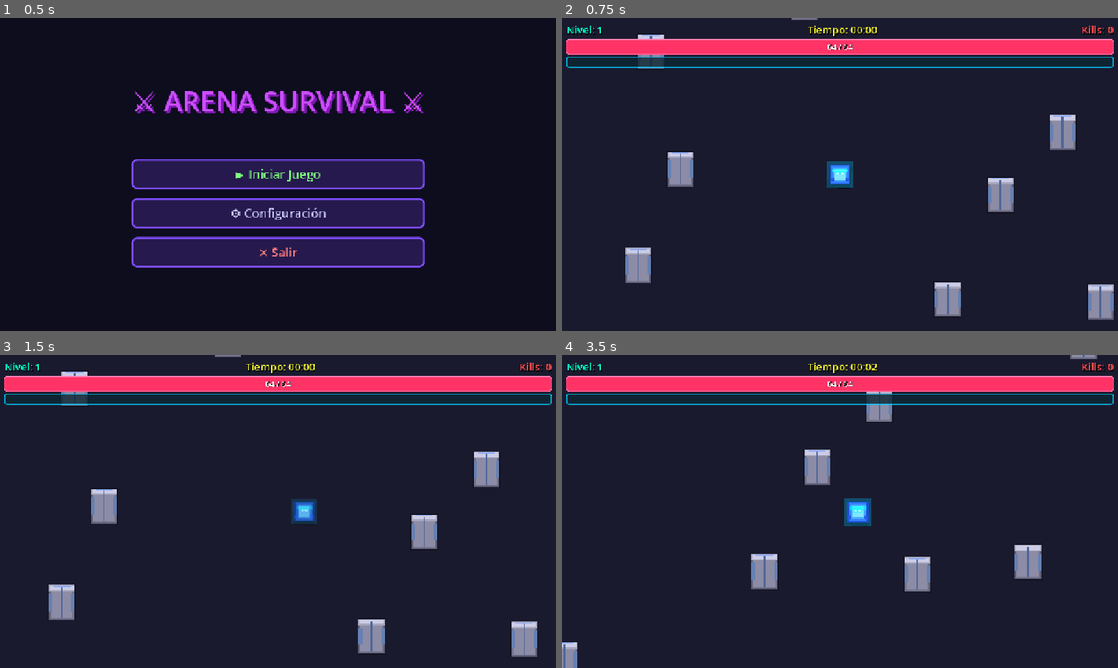
Above: before the commit, frames 1-4 (two rows, left to right).
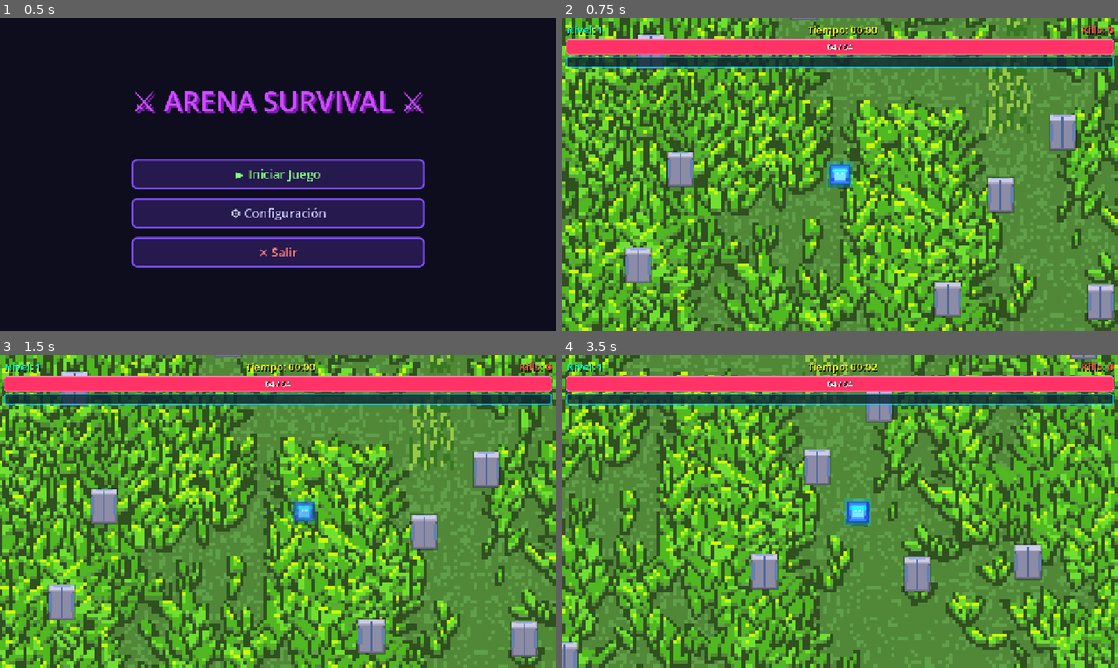
Above: after the commit, the same moments.

Repository: FAgCSec/rogame
Game: Godot game, scene res://scenes/menus/main_menu.tscn
Two runs of this game, one before a commit and one after it. Both use one fixed random seed, a clock stepped at 60 frames per second and the inputs below.
Inputs (mouse positions are in pixels of both pictures, inside the frame that each line leads up to):
- Up to frame 1 (0.5 s): no input
- Up to frame 2 (0.75 s): click "► Iniciar Juego" at 0.5 s
- Up to frame 3 (1.5 s): tap Enter at 1.25 s; move the mouse to (400, 495) at 1.27 s; hold D (move_right) from 1.28 s (still down); tap Space (dash) at 1.35 s
- Up to frame 4 (3.5 s): move the mouse to (728, 527) at 2.02 s; release D (move_right) at 2.03 s; hold S (move_down) 2.03-2.78 s; tap Space (dash) at 2.1, 2.85 s; move the mouse to (895, 442) at 2.77 s; hold D (move_right) from 2.78 s (still down)

Frame 1 is identical in both runs. In frame 2, 89% of the frame differs, in the area x 0-100%, y 0-100%; in frame 3, 89%; in frame 4, 90%.

Commit message:
Mejoras del menú de pausa con diseño mejorado y animaciones

Diff:
--- a/scenes/game_world.tscn
+++ b/scenes/game_world.tscn
@@ -10,6 +10,7 @@
 [ext_resource type="PackedScene" uid="uid://bidmls64yby83" path="res://scenes/ui/upgrade_menu.tscn" id="7_upgrade_menu"]
 [ext_resource type="PackedScene" uid="uid://dbrh6u4ejiu0u" path="res://scenes/ui/game_over_menu.tscn" id="8_game_over"]
 [ext_resource type="PackedScene" uid="uid://carh6u4ejiu0u" path="res://scenes/ui/pause_menu.tscn" id="9_pause_menu"]
+[ext_resource type="Texture2D" path="res://assets/art/fondo/grass.png" id="10_grass"]
 
 [node name="GameWorld" type="Node2D"]
 script = ExtResource("1_game_world")
@@ -18,12 +19,17 @@
 enemy_tank_scene = ExtResource("5_enemy_tank")
 pillar_scene = ExtResource("6_pillar")
 
-[node name="Background" type="ColorRect" parent="."]
+[node name="Background" type="Node2D" parent="."]
+z_index = -100
+
+[node name="BackgroundTile" type="TextureRect" parent="Background"]
 offset_left = -2500.0
 offset_top = -2500.0
 offset_right = 2500.0
 offset_bottom = 2500.0
-color = Color(0.102, 0.102, 0.18, 1)
+texture = ExtResource("10_grass")
+expand_mode = 1
+stretch_mode = 0
 
 [node name="Player" parent="." instance=ExtResource("2_player")]
 
--- a/scenes/ui/pause_menu.tscn
+++ b/scenes/ui/pause_menu.tscn
@@ -1,63 +1,102 @@
-[gd_scene load_steps=6 format=3 uid="uid://carh6u4ejiu0u"]
+[gd_scene load_steps=9 format=3 uid="uid://carh6u4ejiu0u"]
 
 [ext_resource type="Script" path="res://scripts/ui/pause_menu.gd" id="1_pause"]
 
+[sub_resource type="StyleBoxFlat" id="StyleBoxFlat_overlay"]
+bg_color = Color(0, 0, 0, 0.75)
+
 [sub_resource type="StyleBoxFlat" id="StyleBoxFlat_panel"]
-bg_color = Color(0.08, 0.08, 0.15, 0.95)
-border_width_left = 4
-border_width_top = 4
-border_width_right = 4
-border_width_bottom = 4
-border_color = Color(0.5, 0.3, 1, 1)
+bg_color = Color(0.05, 0.05, 0.12, 0.98)
+border_width_left = 5
+border_width_top = 5
+border_width_right = 5
+border_width_bottom = 5
+border_color = Color(0.6, 0.4, 1, 0.8)
+corner_radius_top_left = 20
+corner_radius_top_right = 20
+corner_radius_bottom_right = 20
+corner_radius_bottom_left = 20
+shadow_size = 20
+shadow_color = Color(0.6, 0.4, 1, 0.6)
+shadow_offset = Vector2(0, 5)
+expand_margin_left = 10.0
+expand_margin_top = 10.0
+expand_margin_right = 10.0
+expand_margin_bottom = 10.0
+
+[sub_resource type="StyleBoxFlat" id="StyleBoxFlat_title_bg"]
+bg_color = Color(0.15, 0.1, 0.3, 0.5)
+border_width_bottom = 3
+border_color = Color(0.8, 0.5, 1, 0.8)
 corner_radius_top_left = 15
 corner_radius_top_right = 15
-corner_radius_bottom_right = 15
-corner_radius_bottom_left = 15
-shadow_size = 10
-shadow_color = Color(0.5, 0.3, 1, 0.5)
 
 [sub_resource type="StyleBoxFlat" id="StyleBoxFlat_button"]
-bg_color = Color(0.2, 0.15, 0.4, 1)
+bg_color = Color(0.15, 0.1, 0.35, 0.9)
+border_width_left = 2
+border_width_top = 2
+border_width_right = 2
+border_width_bottom = 2
+border_color = Color(0.5, 0.3, 0.8, 1)
+corner_radius_top_left = 12
+corner_radius_top_right = 12
+corner_radius_bottom_right = 12
+corner_radius_bottom_left = 12
+shadow_size = 3
+shadow_color = Color(0, 0, 0, 0.3)
+
+[sub_resource type="StyleBoxFlat" id="StyleBoxFlat_button_hover"]
+bg_color = Color(0.35, 0.25, 0.65, 1)
 border_width_left = 3
 border_width_top = 3
 border_width_right = 3
 border_width_bottom = 3
-border_color = Color(0.5, 0.3, 1, 1)
-corner_radius_top_left = 8
-corner_radius_top_right = 8
-corner_radius_bottom_right = 8
-corner_radius_bottom_left = 8
-
-[sub_resource type="StyleBoxFlat" id="StyleBoxFlat_button_hover"]
-bg_color = Color(0.4, 0.3, 0.7, 1)
+border_color = Color(0.9, 0.6, 1, 1)
+corner_radius_top_left = 12
+corner_radius_top_right = 12
+corner_radius_bottom_right = 12
+corner_radius_bottom_left = 12
+shadow_size = 8
+shadow_color = Color(0.8, 0.5, 1, 0.6)
+shadow_offset = Vector2(0, 2)
+expand_margin_left = 4.0
+expand_margin_top = 4.0
+expand_margin_right = 4.0
+expand_margin_bottom = 4.0
+
+[sub_resource type="StyleBoxFlat" id="StyleBoxFlat_button_pressed"]
+bg_color = Color(0.5, 0.35, 0.85, 1)
 border_width_left = 3
 border_width_top = 3
 border_width_right = 3
 border_width_bottom = 3
-border_color = Color(0.8, 0.5, 1, 1)
-corner_radius_top_left = 8
-corner_radius_top_right = 8
-corner_radius_bottom_right = 8
-corner_radius_bottom_left = 8
-shadow_size = 5
-shadow_color = Color(0.8, 0.5, 1, 0.5)
-
-[sub_resource type="StyleBoxFlat" id="StyleBoxFlat_button_pressed"]
-bg_color = Color(0.6, 0.4, 1, 1)
-border_width_left = 3
-border_width_top = 3
-border_width_right = 3
-border_width_bottom = 3
-border_color = Color(1, 0.7, 1, 1)
-corner_radius_top_left = 8
-corner_radius_top_right = 8
-corner_radius_bottom_right = 8
-corner_radius_bottom_left = 8
+border_color = Color(1, 0.8, 1, 1)
+corner_radius_top_left = 12
+corner_radius_top_right = 12
+corner_radius_bottom_right = 12
+corner_radius_bottom_left = 12
+shadow_size = 2
+shadow_color = Color(0.8, 0.5, 1, 0.8)
+
+[sub_resource type="StyleBoxFlat" id="StyleBoxFlat_separator"]
+bg_color = Color(0.6, 0.4, 1, 0.3)
+corner_radius_top_left = 2
+corner_radius_top_right = 2
+corner_radius_bottom_right = 2
+corner_radius_bottom_left = 2
 
 [node name="PauseMenu" type="CanvasLayer"]
 process_mode = 3
 visible = false
 script = ExtResource("1_pause")
+
+[node name="Overlay" type="ColorRect" parent="."]
+anchors_preset = 15
+anchor_right = 1.0
+anchor_bottom = 1.0
+grow_horizontal = 2
+grow_vertical = 2
+color = Color(0, 0, 0, 0.7)
 
 [node name="Panel" type="Panel" parent="."]
 anchors_preset = 8
@@ -65,12 +104,13 @@
 anchor_top = 0.5
 anchor_right = 0.5
 anchor_bottom = 0.5
-offset_left = -280.0
-offset_top = -230.0
-offset_right = 280.0
-offset_bottom = 230.0
+offset_left = -320.0
+offset_top = -280.0
+offset_right = 320.0
+offset_bottom = 280.0
 grow_horizontal = 2
 grow_vertical = 2
+pivot_offset = Vector2(320, 280)
 theme_override_styles/panel = SubResource("StyleBoxFlat_panel")
 
 [node name="VBoxContainer" type="VBoxContainer" parent="Panel"]
@@ -78,64 +118,112 @@
 anchors_preset = 15
 anchor_right = 1.0
 anchor_bottom = 1.0
-offset_left = 40.0
-offset_top = 40.0
-offset_right = -40.0
-offset_bottom = -40.0
+offset_left = 30.0
+offset_top = 30.0
+offset_right = -30.0
+offset_bottom = -30.0
 grow_horizontal = 2
 grow_vertical = 2
-theme_override_constants/separation = 25
-
-[node name="Label" type="Label" parent="Panel/VBoxContainer"]
-layout_mode = 2
-text = "■ PAUSA ■"
+theme_override_constants/separation = 20
+
+[node name="TitleContainer" type="PanelContainer" parent="Panel/VBoxContainer"]
+layout_mode = 2
+theme_override_styles/panel = SubResource("StyleBoxFlat_title_bg")
+
+[node name="TitleLabel" type="Label" parent="Panel/VBoxContainer/TitleContainer"]
+layout_mode = 2
+text = "⏸ PAUSA ⏸"
 horizontal_alignment = 1
-theme_override_font_sizes/font_size = 42
-theme_override_colors/font_color = Color(0.8, 0.5, 1, 1)
-theme_override_colors/font_shadow_color = Color(0.5, 0.3, 1, 0.8)
-theme_override_constants/shadow_offset_x = 3
-theme_override_constants/shadow_offset_y = 3
+vertical_alignment = 1
+theme_override_font_sizes/font_size = 52
+theme_override_colors/font_color = Color(1, 0.9, 1, 1)
+theme_override_colors/font_shadow_color = Color(0.6, 0.4, 1, 1)
+theme_override_colors/font_outline_color = Color(0.3, 0.2, 0.5, 1)
+theme_override_constants/shadow_offset_x = 4
+theme_override_constants/shadow_offset_y = 4
+theme_override_constants/outline_size = 8
+theme_override_constants/shadow_outline_size = 2
+
+[node name="Separator1" type="HSeparator" parent="Panel/VBoxContainer"]
+custom_minimum_size = Vector2(0, 4)
+layout_mode = 2
+theme_override_styles/separator = SubResource("StyleBoxFlat_separator")
 
 [node name="Spacer" type="Control" parent="Panel/VBoxContainer"]
-custom_minimum_size = Vector2(0, 15)
+custom_minimum_size = Vector2(0, 10)
 layout_mode = 2
 
 [node name="ResumeButton" type="Button" parent="Panel/VBoxContainer"]
-custom_minimum_size = Vector2(0, 55)
-layout_mode = 2
-text = "► Reanudar"
-theme_override_font_sizes/font_size = 22
-theme_override_colors/font_color = Color(0.5, 1, 0.5, 1)
-theme_override_styles/normal = SubResource("StyleBoxFlat_button")
-theme_override_styles/hover = SubResource("StyleBoxFlat_button_hover")
-theme_override_styles/pressed = SubResource("StyleBoxFlat_button_pressed")
+custom_minimum_size = Vector2(0, 65)
+layout_mode = 2
+text = "▶ Reanudar"
+theme_override_font_sizes/font_size = 26
+theme_override_colors/font_color = Color(0.4, 1, 0.4, 1)
+theme_override_colors/font_hover_color = Color(0.6, 1, 0.6, 1)
+theme_override_colors/font_pressed_color = Color(0.8, 1, 0.8, 1)
+theme_override_colors/font_shadow_color = Color(0, 0.5, 0, 0.8)
+theme_override_constants/shadow_offset_x = 2
+theme_override_constants/shadow_offset_y = 2
+theme_override_styles/normal = SubResource("StyleBoxFlat_button")
+theme_override_styles/hover = SubResource("StyleBoxFlat_button_hover")
+theme_override_styles/pressed = SubResource("StyleBoxFlat_button_pressed")
+
+[node name="Separator2" type="HSeparator" parent="Panel/VBoxContainer"]
+custom_minimum_size = Vector2(0, 2)
+layout_mode = 2
+theme_override_styles/separator = SubResource("StyleBoxFlat_separator")
 
 [node name="SettingsButton" type="Button" parent="Panel/VBoxContainer"]
-custom_minimum_size = Vector2(0, 55)
+custom_minimum_size = Vector2(0, 65)
 layout_mode = 2
 text = "⚙ Configuración"
-theme_override_font_sizes/font_size = 22
-theme_override_colors/font_color = Color(0.8, 0.8, 1, 1)
-theme_override_styles/normal = SubResource("StyleBoxFlat_button")
-theme_override_styles/hover = SubResource("StyleBoxFlat_button_hover")
-theme_override_styles/pressed = SubResource("StyleBoxFlat_button_pressed")
+theme_override_font_sizes/font_size = 26
+theme_override_colors/font_color = Color(0.7, 0.8, 1, 1)
+theme_override_colors/font_hover_color = Color(0.85, 0.9, 1, 1)
+theme_override_colors/font_pressed_color = Color(1, 1, 1, 1)
+theme_override_colors/font_shadow_color = Color(0, 0.2, 0.5, 0.8)
+theme_override_constants/shadow_offset_x = 2
+theme_override_constants/shadow_offset_y = 2
+theme_override_styles/normal = SubResource("StyleBoxFlat_button")
+theme_override_styles/hover = SubResource("StyleBoxFlat_button_hover")
+theme_override_styles/pressed = SubResource("StyleBoxFlat_button_pressed")
+
+[node name="Separator3" type="HSeparator" parent="Panel/VBoxContainer"]
+custom_minimum_size = Vector2(0, 2)
+layout_mode = 2
+theme_override_styles/separator = SubResource("StyleBoxFlat_separator")
 
 [node name="RestartButton" type="Button" parent="Panel/VBoxContainer"]
-custom_minimum_size = Vector2(0, 55)
-layout_mode = 2
-text = "↻ Reiniciar"
-theme_override_font_sizes/font_size = 22
-theme_override_colors/font_color = Color(1, 1, 0.4, 1)
-theme_override_styles/normal = SubResource("StyleBoxFlat_button")
-theme_override_styles/hover = SubResource("StyleBoxFlat_button_hover")
-theme_override_styles/pressed = SubResource("StyleBoxFlat_button_pressed")
+custom_minimum_size = Vector2(0, 65)
+layout_mode = 2
+text = "⟲ Reiniciar"
+theme_override_font_sizes/font_size = 26
+theme_override_colors/font_color = Color(1, 0.9, 0.3, 1)
+theme_override_colors/font_hover_color = Color(1, 1, 0.5, 1)
+theme_override_colors/font_pressed_color = Color(1, 1, 0.8, 1)
+theme_override_colors/font_shadow_color = Color(0.5, 0.4, 0, 0.8)
+theme_override_constants/shadow_offset_x = 2
+theme_override_constants/shadow_offset_y = 2
+theme_override_styles/normal = SubResource("StyleBoxFlat_button")
+theme_override_styles/hover = SubResource("StyleBoxFlat_button_hover")
+theme_override_styles/pressed = SubResource("StyleBoxFlat_button_pressed")
+
+[node name="Separator4" type="HSeparator" parent="Panel/VBoxContainer"]
+custom_minimum_size = Vector2(0, 2)
+layout_mode = 2
+theme_override_styles/separator = SubResource("StyleBoxFlat_separator")
 
 [node name="MenuButton" type="Button" parent="Panel/VBoxContainer"]
-custom_minimum_size = Vector2(0, 55)
-layout_mode = 2
-text = "⌂ Menú Principal"
-theme_override_font_sizes/font_size = 22
+custom_minimum_size = Vector2(0, 65)
+layout_mode = 2
+text = "🏠 Menú Principal"
+theme_override_font_sizes/font_size = 26
 theme_override_colors/font_color = Color(1, 0.5, 0.5, 1)
-theme_override_styles/normal = SubResource("StyleBoxFlat_button")
-theme_override_styles/hover = SubResource("StyleBoxFlat_button_hover")
-theme_override_styles/pressed = SubResource("StyleBoxFlat_button_pressed")
+theme_override_colors/font_hover_color = Color(1, 0.7, 0.7, 1)
+theme_override_colors/font_pressed_color = Color(1, 0.9, 0.9, 1)
+theme_override_colors/font_shadow_color = Color(0.5, 0, 0, 0.8)
+theme_override_constants/shadow_offset_x = 2
+theme_override_constants/shadow_offset_y = 2
+theme_override_styles/normal = SubResource("StyleBoxFlat_button")
+theme_override_styles/hover = SubResource("StyleBoxFlat_button_hover")
+theme_override_styles/pressed = SubResource("StyleBoxFlat_button_pressed")
--- a/scripts/ui/main_menu.gd
+++ b/scripts/ui/main_menu.gd
@@ -27,4 +27,10 @@
 	settings_menu_instance.show_settings()
 
 func _on_quit_button_pressed():
-	get_tree().quit()
+	# Cerrar el juego
+	if OS.has_feature("editor"):
+		# Si estamos en el editor, detener la escena
+		get_tree().quit()
+	else:
+		# Si es una build exportada, cerrar la aplicación
+		get_tree().quit()
--- a/scripts/ui/pause_menu.gd
+++ b/scripts/ui/pause_menu.gd
@@ -1,6 +1,7 @@
 extends CanvasLayer
 
 @onready var panel = $Panel
+@onready var overlay = $Overlay
 @onready var resume_button = $Panel/VBoxContainer/ResumeButton
 @onready var settings_button = $Panel/VBoxContainer/SettingsButton
 @onready var restart_button = $Panel/VBoxContainer/RestartButton
@@ -9,6 +10,7 @@
 var game_manager: Node
 var settings_menu_scene = preload("res://scenes/ui/settings_menu.tscn")
 var settings_menu_instance = null
+var is_animating: bool = false
 
 func _ready():
 	game_manager = get_node("/root/GameManager")
@@ -16,10 +18,38 @@
 	settings_button.pressed.connect(_on_settings_pressed)
 	restart_button.pressed.connect(_on_restart_pressed)
 	menu_button.pressed.connect(_on_menu_pressed)
+
+	# Conectar efectos hover a los botones
+	setup_button_effects(resume_button)
+	setup_button_effects(settings_button)
+	setup_button_effects(restart_button)
+	setup_button_effects(menu_button)
+
 	visible = false
 
+	# Configuración inicial para animaciones
+	panel.modulate.a = 0.0
+	panel.scale = Vector2(0.8, 0.8)
+	overlay.modulate.a = 0.0
+
+func setup_button_effects(button: Button):
+	button.mouse_entered.connect(func(): _on_button_hover(button))
+	button.mouse_exited.connect(func(): _on_button_unhover(button))
+
+func _on_button_hover(button: Button):
+	var tween = create_tween()
+	tween.set_ease(Tween.EASE_OUT)
+	tween.set_trans(Tween.TRANS_BACK)
+	tween.tween_property(button, "scale", Vector2(1.05, 1.05), 0.2)
+
+func _on_button_unhover(button: Button):
+	var tween = create_tween()
+	tween.set_ease(Tween.EASE_OUT)
+	tween.set_trans(Tween.TRANS_BACK)
+	tween.tween_property(button, "scale", Vector2(1.0, 1.0), 0.2)
+
 func _input(event):
-	if event.is_action_pressed("pause"):
+	if event.is_action_pressed("pause") and not is_animating:
 		toggle_pause()
 
 func toggle_pause():
@@ -29,14 +59,51 @@
 		show_pause()
 
 func show_pause():
+	if is_animating:
+		return
+
+	is_animating = true
 	visible = true
 	get_tree().paused = true
 	game_manager.is_paused = true
 
+	# Animación de entrada
+	var tween = create_tween()
+	tween.set_parallel(true)
+
+	# Fade in del overlay
+	tween.tween_property(overlay, "modulate:a", 1.0, 0.3)
+
+	# Panel aparece con escala y fade
+	tween.tween_property(panel, "modulate:a", 1.0, 0.3)
+	tween.tween_property(panel, "scale", Vector2(1.0, 1.0), 0.4).set_ease(Tween.EASE_OUT).set_trans(Tween.TRANS_BACK)
+
+	await tween.finished
+	is_animating = false
+
 func hide_pause():
+	if is_animating:
+		return
+
+	is_animating = true
+
+	# Animación de salida
+	var tween = create_tween()
+	tween.set_parallel(true)
+
+	# Fade out del overlay
+	tween.tween_property(overlay, "modulate:a", 0.0, 0.2)
+
+	# Panel desaparece con escala y fade
+	tween.tween_property(panel, "modulate:a", 0.0, 0.2)
+	tween.tween_property(panel, "scale", Vector2(0.8, 0.8), 0.3).set_ease(Tween.EASE_IN).set_trans(Tween.TRANS_BACK)
+
+	await tween.finished
+
 	visible = false
 	get_tree().paused = false
 	game_manager.is_paused = false
+	is_animating = false
 
 func _on_resume_pressed():
 	hide_pause()
Binary file added: assets/art/enemy/Enslaved_sheet_128x128. (1).png
Binary file added: assets/art/enemy/Enslaved_sheet_128x128..png
Binary file added: assets/art/enemy/Enslaved_sheet_32x32.png
Binary file added: assets/art/enemy/Enslaved_sheet_64x64.png
Binary file added: assets/art/enemy/attack.png
Binary file added: assets/art/enemy/die.png
Binary file added: assets/art/enemy/hit.png
Binary file added: assets/art/enemy/idle.png
Binary file added: assets/art/enemy/walk.png
Binary file added: assets/art/fondo/grass.png
Binary file added: assets/art/personaje_heroe/player.png
Binary file added: assets/art/personaje_heroe/player_full_animation.png
(and 2 more such lines)
